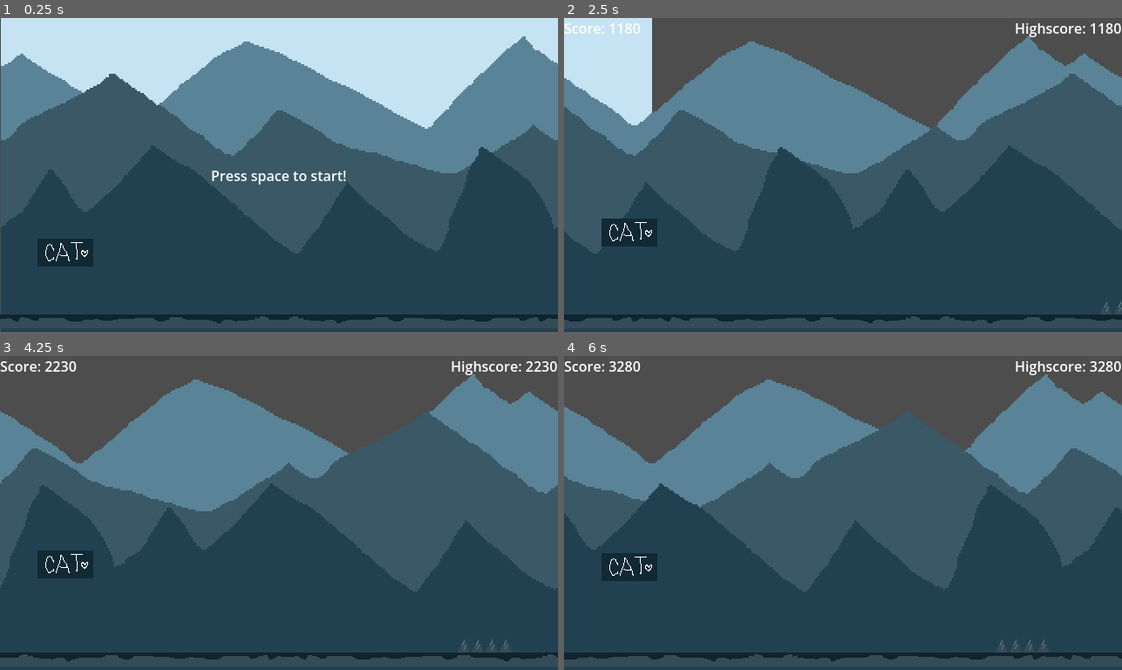
Above: before the commit, frames 1-4 (two rows, left to right).
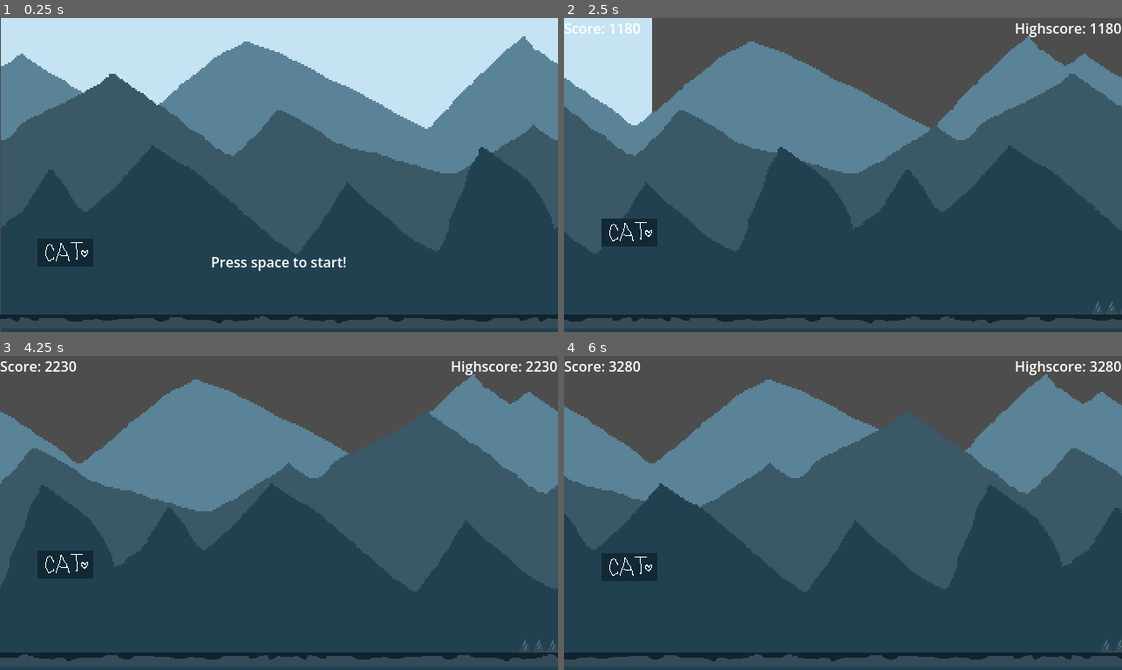
Above: after the commit, the same moments.

Repository: NeoRain314/GodotProjects
Game: Godot game, scene res://scenes/main.tscn
The game is run twice, just before and just after one commit, with the same random seed, the same clock (stepped at 60 frames per second) and the same inputs.
Inputs:
- Up to frame 1 (0.25 s): no input
- Up to frame 2 (2.5 s): tap Space at 0.5 s; hold Enter (ui_accept) 0.53-1.28 s; tap Enter (ui_accept) at 1.35, 1.52, 1.82 s; hold Down (ui_down) from 2.03 s (still down); hold Enter (ui_accept) from 2.03 s (still down)
- Up to frame 3 (4.25 s): release Down (ui_down) at 2.78 s; release Enter (ui_accept) at 2.78 s; tap Enter (ui_accept) at 2.85, 3.02, 3.32 s; hold Enter (ui_accept) from 3.53 s (still down)
- Up to frame 4 (6 s): release Enter (ui_accept) at 4.28 s; hold Down (ui_down) 4.28-5.03 s; tap Enter (ui_accept) at 4.35, 4.52, 4.82, 5.85 s; hold Enter (ui_accept) 5.03-5.78 s; hold Down (ui_down) from 5.78 s (still down)

The runs differ from the first frame. In frame 1, 0.7% of the frame differs, in the area x 37-63%, y 48-81%; in frame 2, less than 0.1%; in frame 3, less than 0.1%; in frame 4, less than 0.1%.

Commit message:
added game over and restart

Diff:
--- a/cat-endless-runner/scenes/hud.tscn
+++ b/cat-endless-runner/scenes/hud.tscn
@@ -27,11 +27,27 @@
 anchor_right = 0.5
 anchor_bottom = 0.5
 offset_left = -78.0
+offset_top = 88.0
+offset_right = 78.0
+offset_bottom = 111.0
+grow_horizontal = 2
+grow_vertical = 2
+size_flags_horizontal = 0
+size_flags_vertical = 0
+text = "Press space to start!"
+
+[node name="GameoverLabel" type="Label" parent="." unique_id=357136477]
+anchors_preset = 8
+anchor_left = 0.5
+anchor_top = 0.5
+anchor_right = 0.5
+anchor_bottom = 0.5
+offset_left = -80.5
 offset_top = -11.5
-offset_right = 78.0
+offset_right = 80.5
 offset_bottom = 11.5
 grow_horizontal = 2
 grow_vertical = 2
 size_flags_horizontal = 0
 size_flags_vertical = 0
-text = "Press space to start!"
+text = "Game over you noob"
--- a/cat-endless-runner/scenes/main.gd
+++ b/cat-endless-runner/scenes/main.gd
@@ -11,6 +11,7 @@
 var screen_size : Vector2i
 var ground_height : int
 var game_running : bool
+var is_game_over : bool
 
 var score : int
 var highscore : int
@@ -33,6 +34,7 @@
 	#reset variables
 	score = 0
 	highscore = 0
+	is_game_over = false
 
 	#reset nodes
 	$Player.position = PLAYER_START_POS
@@ -42,15 +44,16 @@
 
 	#reset hud
 	$HUD.get_node("StartLabel").show()
+	$HUD.get_node("GameoverLabel").hide()
 	$HUD.get_node("HighscoreLabel").hide()
 	$HUD.get_node("ScoreLabel").hide()
 
 # Called every frame. 'delta' is the elapsed time since the previous frame.
 func _process(delta: float) -> void:
-	if game_running:
+	if game_running and !is_game_over:
 		if speed < MAX_SPEED:
 			speed = START_SPEED + score / SPEED_MODIFIER
-		print(speed)
+		#print(speed)
 
 		#generate obstacles
 		generate_obs()
@@ -69,12 +72,22 @@
 		#update ground position
 		if $Camera2D.position.x - $Ground.position.x > screen_size.x * 1.5:
 			$Ground.position.x += screen_size.x
+
+		#remove obstacles
+		for obs in obstacles:
+			if obs.position.x < ($Camera2D.position.x - screen_size.x):
+				remove_obs(obs)
+
 	else:
 		if Input.is_action_pressed("ui_accept"):
-			game_running = true
-			$HUD.get_node("StartLabel").hide()
-			$HUD.get_node("HighscoreLabel").show()
-			$HUD.get_node("ScoreLabel").show()
+			if is_game_over:
+				print("restart")
+				new_game()
+			else:
+				game_running = true
+				$HUD.get_node("StartLabel").hide()
+				$HUD.get_node("HighscoreLabel").show()
+				$HUD.get_node("ScoreLabel").show()
 
 func show_score():
 	$HUD.get_node("ScoreLabel").text = "Score: " + str(score)
@@ -82,7 +95,7 @@
 
 func generate_obs():
 	if obstacles.is_empty() or last_obs.position.x < $Player.position.x - randi_range(300, 500):
-		print("new obs")
+		#print("new obs")
 		var obs_type = obstacle_types[randi() % obstacle_types.size()]
 		var obs
 		var max_obs = 3
@@ -97,5 +110,21 @@
 
 func add_obs(obs, x,y):
 	obs.position = Vector2i(x, y)
+	obs.body_entered.connect(collide_obs)
 	add_child(obs)
 	obstacles.append(obs)
+
+func remove_obs(obs):
+	obs.queue_free()
+	obstacles.erase(obs)
+
+func collide_obs(body):
+	if body.name == "Player":
+		game_over()
+
+func game_over():
+	game_running = false
+	is_game_over = true
+	$HUD.get_node("GameoverLabel").show()
+	$HUD.get_node("StartLabel").text = "Press space to restart!"
+	$HUD.get_node("StartLabel").show()
--- a/cat-endless-runner/scenes/player.gd
+++ b/cat-endless-runner/scenes/player.gd
@@ -10,21 +10,21 @@
 	if is_on_floor():
 		if not get_parent().game_running:
 			$AnimatedSprite2D.play("idle")
-			print("idle")
+			#print("idle")
 		else:
 			if Input.is_action_pressed("ui_accept"):
 				velocity.y = JUMP_VELOCITY
 			elif Input.is_action_pressed("ui_down"):
 				$AnimatedSprite2D.play("duck") #duck animation
-				print("duck")
+				#print("duck")
 				$RunColision.disabled = true
 			else:
 				$AnimatedSprite2D.play("run") #run animation
-				print("run")
+				#print("run")
 				$RunColision.disabled = false
 	else:
 		velocity += get_gravity() * delta
 		$AnimatedSprite2D.play("jump") #jump animation
-		print("jump")
+		#print("jump")
 
 	move_and_slide()
